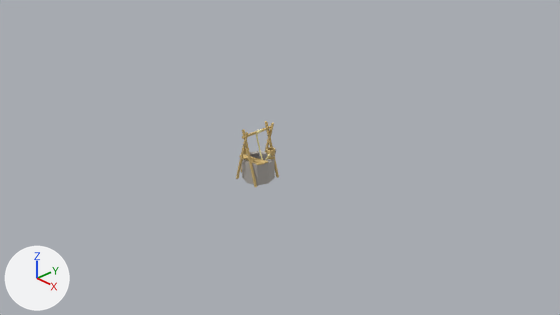
One commit to the Blender file Villages/Misc_outdoor_objects/well.blend: the scene before it, then after it.
The view is the same before and after, from the file's camera 'Camera'. The axes (+X, +Y, +Z) are drawn at lower left. The lights are the same throughout.

Names of what the first picture shows: 'stonish', 'woodish'.
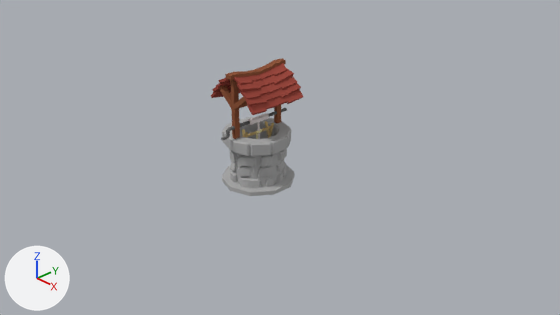
Patch to the scene script:
```diff
--- a/Villages/Misc_outdoor_objects/well.blend.py
+++ b/Villages/Misc_outdoor_objects/well.blend.py
@@ mat_grey @@
+mat_grey = diffuse_material('Grey')
+mat_grey.base_color = (0.439, 0.439, 0.439)  # grey #b1b1b1
@@ mat_darkgrey @@
+mat_darkgrey = diffuse_material('DarkGrey')
+mat_darkgrey.base_color = (0.147, 0.147, 0.147)  # dark grey #6b6b6b
@@ mat_white @@
+mat_white = diffuse_material('White')
+mat_white.base_color = (0.87, 0.8, 0.8)  # white #f0e7e7
@@ mat_brown @@
+mat_brown = diffuse_material('Brown')
+mat_brown.base_color = (0.281, 0.0959, 0.0467)  # brown #90573d
@@ mat_lightred @@
+mat_lightred = diffuse_material('LightRed')
+mat_lightred.base_color = (0.342, 0.07, 0.0525)  # red #9e4b41
@@ me_cylinder_002 @@
+me_cylinder_002.from_pydata(...)  # 1612 vertices, 1485 faces; spans x -0.64..0.64, y -0.8..0.69, z -0.01..2.14
+# faces by material slot: [1003, 148, 260, 30, 44]
+me_cylinder_002.materials.append(mat_grey)  # grey #b1b1b1
+me_cylinder_002.materials.append(mat_brown)  # brown #90573d
+me_cylinder_002.materials.append(mat_lightred)  # red #9e4b41
+me_cylinder_002.materials.append(mat_white)  # white #f0e7e7
+me_cylinder_002.materials.append(mat_darkgrey)  # dark grey #6b6b6b
@@ ob_well @@
+ob_well = bpy.data.objects.new('Well', me_cylinder_002)
+ob_well.location = (0.0, 0.0, 0.0)
```

Where the change shows, as pixel boxes (x1, y1, x2, y2) in the pictures (560 x 315 px):
'Well', added: after (211, 58, 303, 196)
    faces in mat_grey (grey #b1b1b1): (222, 117, 295, 196)
    faces in mat_lightred (red #9e4b41): (211, 63, 303, 115)
    faces in mat_brown (brown #90573d): (219, 58, 286, 139)
    faces in mat_darkgrey (dark grey #6b6b6b): (221, 108, 287, 140)
    faces in mat_white (white #f0e7e7): (248, 113, 269, 139)
